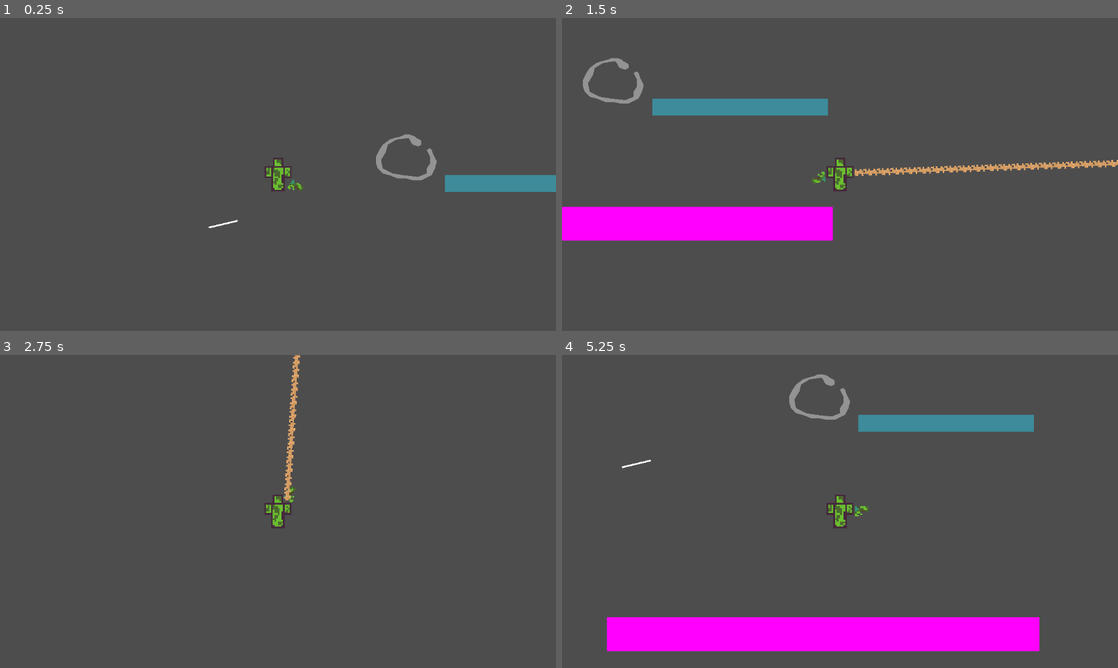
Above: before the commit, frames 1-4 (two rows, left to right).
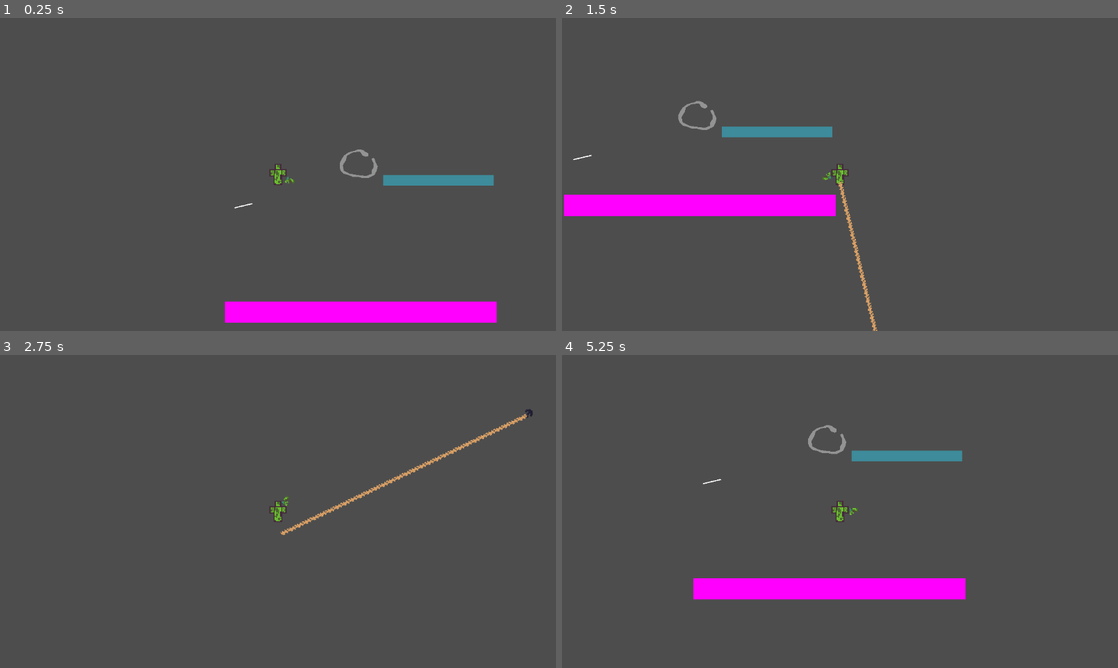
Above: after the commit, the same moments.

Repository: E3BB/Squirrel-Jockeys
Game: Godot game, scene res://src/RT.tscn
Two runs of this game, one before a commit and one after it. Both use one fixed random seed, a clock stepped at 60 frames per second and the inputs below.
Inputs (mouse positions are in pixels of both pictures, inside the frame that each line leads up to):
- Up to frame 1 (0.25 s): no input
- Up to frame 2 (1.5 s): move the mouse to (962, 158) at 0.52 s; hold Right (ui_right) from 0.53 s (still down); click (962, 158) at 0.6 s; tap Up (ui_up) at 0.77 s; move the mouse to (728, 190) at 1.27 s; tap Middle mouse button (climb_rope) at 1.35 s
- Up to frame 3 (2.75 s): tap Up (ui_up) at 1.52 s; click (166, 527) at 1.55 s; move the mouse to (333, 442) at 2.02 s; release Right (ui_right) at 2.03 s; hold Left (ui_left) from 2.03 s (still down); hold Shift (loose_rope) from 2.03 s (still down); click (333, 442) at 2.3 s
- Up to frame 4 (5.25 s): move the mouse to (812, 574) at 2.77 s; release Left (ui_left) at 2.78 s; release Shift (loose_rope) at 2.78 s; hold Right (ui_right) 2.78-4.28 s; click (812, 574) at 2.85 s; tap Up (ui_up) at 3.02, 3.77, 4.52 s; tap Enter at 3.5 s; move the mouse to (1006, 558) at 3.52 s; click (1006, 558) at 3.6 s; move the mouse to (673, 464) at 4.27 s; hold Left (ui_left) 4.28-5.03 s; tap Middle mouse button (climb_rope) at 4.35 s; click (673, 464) at 4.55 s; tap R (reset_player_position) at 5 s; move the mouse to (867, 511) at 5.02 s; hold Right (ui_right) from 5.03 s (still down); hold Shift (loose_rope) from 5.03 s (still down)

The runs differ from the first frame. In frame 1, 5.4% of the frame differs, in the area x 37-100%, y 37-98%; in frame 2, 10%; in frame 3, 1.3%; in frame 4, 15%, in the area x 8-86%, y 6-95%.

Commit message:
Commit 8/28/23 13:43 - Stable movement
Player movement works well, grappling hook works well, all features as of currently work mostly as intended. Next steps: Textures, Menus and Level Design.

Diff:
--- a/project.godot
+++ b/project.godot
@@ -18,6 +18,10 @@
 [display]
 
 window/stretch/mode="viewport"
+
+[editor]
+
+movie_writer/movie_file="C:/Users/Daniel Botelho/Documents/Squirrel Jockeys/mov/mov.avi"
 
 [importer_defaults]
 
@@ -88,6 +92,15 @@
 ]
 }
 
+[layer_names]
+
+2d_physics/layer_1="World"
+2d_physics/layer_2="Player"
+2d_physics/layer_3="Non-player movables"
+2d_physics/layer_4="Enemies"
+2d_physics/layer_5="Player Projectiles"
+2d_physics/layer_6="Enemy Projectiles"
+
 [rendering]
 
 renderer/rendering_method="gl_compatibility"
--- a/src/GrapplingHook.gd
+++ b/src/GrapplingHook.gd
@@ -6,14 +6,26 @@
 @export var player : PhysicsBody2D
 @export var line2d : Line2D
 @export var speed : float = 32
+@export var gravity : float = 9.8
 
 var collisionData : KinematicCollision2D
 var objectAttachedTo : Object
 
 var vel : Vector2 = Vector2.ZERO
+var startingVel : Vector2 = Vector2.ZERO
+var maxRopeLength : float = 40
+signal rotation_matches
 
 var attachDifference : Vector2
 
+
+func _ready():
+
+	await rotation_matches
+
+	vel = (Vector2(speed, 0).rotated(rotation) + startingVel)
+
+	pass
 
 func _physics_process(delta):
 
@@ -24,11 +36,11 @@
 			line2d.add_point(player.global_position - global_position)
 
 
-	vel = Vector2(speed, 0).rotated($GrapplingHookSprite.rotation) * delta if objectAttachedTo == null else Vector2.ZERO
-
 	if objectAttachedTo != null:
 		player.swingOnGrapplingHook(delta)
 	else:
+		swingAroundPlayer(delta)
+		vel += Vector2(0, gravity) * delta
 		collisionData = move_and_collide(vel)
 		player.grapplingHookLength = (position - player.position).length()
 
@@ -41,6 +53,15 @@
 # Checks for collisions, attempts to stick to object.
 func collisionChecks(delta):
 
+	if objectAttachedTo != null:
+
+		global_position = objectAttachedTo.global_position + attachDifference
+		vel = Vector2.ZERO
+
+		pass
+
+	pass
+
 	# If hook collides with object...
 	if collisionData != null && objectAttachedTo == null:
 
@@ -51,9 +72,14 @@
 		pass
 
 
-	if objectAttachedTo != null:
+# ***
 
-		global_position = objectAttachedTo.global_position + attachDifference
+func swingAroundPlayer(delta):
+
+	if abs((position - player.position).length()) > maxRopeLength:
+
+		move_and_collide(Vector2(maxRopeLength - (position - player.position).length(), 0).rotated((position - player.position).angle()))
+		vel = vel.slide((position - player.position).normalized())
 
 		pass
 
--- a/src/GrapplingHook.tscn
+++ b/src/GrapplingHook.tscn
@@ -4,14 +4,17 @@
 [ext_resource type="Texture2D" uid="uid://b1qtsabvlfbr" path="res://sprs/RopePart.png" id="2_8v8jm"]
 [ext_resource type="Script" path="res://src/GrapplingHook.gd" id="2_j3vli"]
 
-[sub_resource type="RectangleShape2D" id="RectangleShape2D_gh78f"]
-size = Vector2(5, 8)
+[sub_resource type="CapsuleShape2D" id="CapsuleShape2D_jwnhr"]
+radius = 2.5
+height = 8.0
 
 [node name="GrapplingHook" type="AnimatableBody2D" node_paths=PackedStringArray("line2d")]
+collision_layer = 16
+collision_mask = 45
 sync_to_physics = false
 script = ExtResource("2_j3vli")
 line2d = NodePath("Rope")
-speed = 512.0
+speed = 64.0
 
 [node name="GrapplingHookSprite" type="Sprite2D" parent="."]
 texture = ExtResource("1_3nej4")
@@ -25,4 +28,4 @@
 
 [node name="GrapplingHookCollisionShape" type="CollisionShape2D" parent="."]
 position = Vector2(4.5, 0)
-shape = SubResource("RectangleShape2D_gh78f")
+shape = SubResource("CapsuleShape2D_jwnhr")
--- a/src/PlayerV2.gd
+++ b/src/PlayerV2.gd
@@ -29,18 +29,14 @@
 
 # ** Private Variables **
 var inputDirection : Vector2
+var collisionData : KinematicCollision2D
+var playerHasJumped : bool = true
 
 var is_on_floor : bool
-
 var is_on_wall : bool
-
 var is_on_ceiling : bool
 
-var collisionData : KinematicCollision2D
-
 var currentGrapplingHook : AnimatableBody2D
-
-var o = 0
 
 var is_climb_hook_pressed : bool = false
 
@@ -94,8 +90,9 @@
 		inputDirection.y *= 16
 
 	# Jump if gravity_enabled
-	if gravity_enabled == true && is_on_floor:
-		inputDirection.y = -jumpStrength / delta * 0.1 if Input.is_action_just_pressed(upInput) else 0
+	if gravity_enabled == true && is_on_floor && playerHasJumped == false && Input.is_action_just_pressed(upInput):
+		inputDirection.y = -jumpStrength / delta * 0.1
+		playerHasJumped = true
 
 	vel += inputDirection * delta
 	vel.y += gravity * delta if gravity_enabled else 0
@@ -126,11 +123,14 @@
 			get_node(grapplingHookContainer).add_child(currentGrapplingHook)
 
 			currentGrapplingHook.global_position = get_node("GrapplingHookGun/GrapplingHookSpawnpoint").global_position
-			#currentGrapplingHook.global_position = get_global_mouse_position()
-
-			currentGrapplingHook.get_node("GrapplingHookSprite").rotation = $GrapplingHookGun.rotation
-
+			currentGrapplingHook.rotation = $GrapplingHookGun.rotation
+			currentGrapplingHook.get_node("Rope").rotation = -$GrapplingHookGun.rotation
 			currentGrapplingHook.player = self
+			currentGrapplingHook.startingVel = vel
+			currentGrapplingHook.maxRopeLength = maxRopeLength
+			currentGrapplingHook.gravity = gravity
+			if currentGrapplingHook.rotation == $GrapplingHookGun.rotation:
+				currentGrapplingHook.rotation_matches.emit()
 
 		pass
 
@@ -156,12 +156,13 @@
 				pass
 
 
-			# Updates is_on_floor, wall & ceiling bools
+			# Updates for is_on_floor, wall & ceiling bools
 			var collisionNormalAngle : float = rad_to_deg(collisionData.get_normal().angle())
 
 			if collisionNormalAngle > -90 - floor_max_angle && collisionNormalAngle < -90 + floor_max_angle:
 				is_on_floor = true
 				playerJumpCoyoteTimer = playerJumpCoyoteTime
+				playerHasJumped = false
 			else: playerJumpCoyoteTimer -= delta
 
 			if collisionNormalAngle > 0 - (90 - floor_max_angle) && collisionNormalAngle < 0 + (90 - floor_max_angle):
@@ -216,27 +217,36 @@
 
 func swingOnGrapplingHook(delta):
 
+	# Excess rope = Length of grappling hook - Distance btwn player and grappling hook
 	var excessRope = grapplingHookLength - (position - currentGrapplingHook.position).length()
 
+	# If there is a hook...
 	if currentGrapplingHook != null:
 
+		# If rope is stretched too far...
 		if abs((position - currentGrapplingHook.position).length()) > grapplingHookLength:
 
+			# Move player by excess rope pointed towards grappling hook...
 			move_and_collide(Vector2(excessRope, 0).rotated((position - currentGrapplingHook.position).angle()))
+			# then slide the velocity perpendicular to the player-grappling-hook line
 			vel = vel.slide((position - currentGrapplingHook.position).normalized())
 
 			pass
 
 		pass
 
+	# Set climb button state b/c mouse wheel is weird
 	if Input.is_action_just_pressed("climb_rope"): is_climb_hook_pressed = true
 	if Input.is_action_just_released("climb_rope"): is_climb_hook_pressed = false
 
+	# Let go of rope if pressed, unless at end of rope
 	if Input.is_action_pressed("loose_rope"): grapplingHookLength = maxRopeLength
 	if Input.is_action_just_released("loose_rope"): grapplingHookLength = (position - currentGrapplingHook.position).length()
 
+	# Make sure length is between 0 and max rope length
 	grapplingHookLength = clamp(grapplingHookLength, 0, maxRopeLength)
 
+	# Climb the hook if button is pressed
 	if is_climb_hook_pressed: grapplingHookLength = (position - currentGrapplingHook.position).length() - reelSpeed * delta
 
 	pass
--- a/src/PlayerV2.tscn
+++ b/src/PlayerV2.tscn
@@ -8,6 +8,8 @@
 size = Vector2(16, 20)
 
 [node name="PlayerV2" type="AnimatableBody2D"]
+collision_layer = 2
+collision_mask = 47
 script = ExtResource("1_qp3sm")
 gravity_enabled = true
 upInput = "up"
--- a/src/RT.tscn
+++ b/src/RT.tscn
@@ -83,10 +83,11 @@
 playerJumpCoyoteTime = 0.15
 playerJumpCoyoteTimer = 0.0
 reelSpeed = 256.0
+maxRopeLength = 250.0
 
 [node name="Camera2D2" type="Camera2D" parent="PlayerV2"]
 ignore_rotation = false
-zoom = Vector2(3.5, 3.5)
+zoom = Vector2(2.2, 2.2)
 
 [node name="Camera2D" type="Camera2D" parent="."]
 visible = false
Not shown, added: mov/mov.avi
